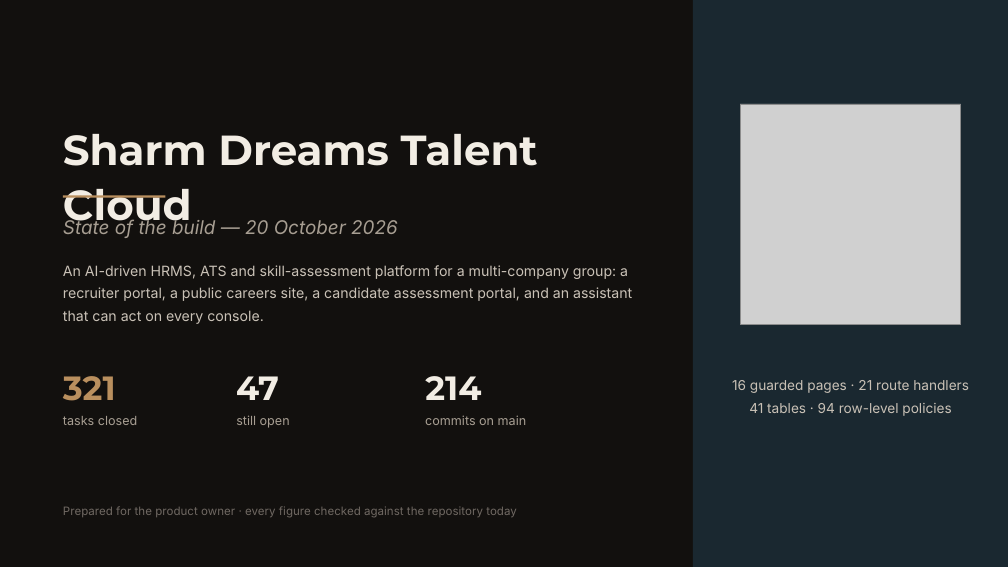
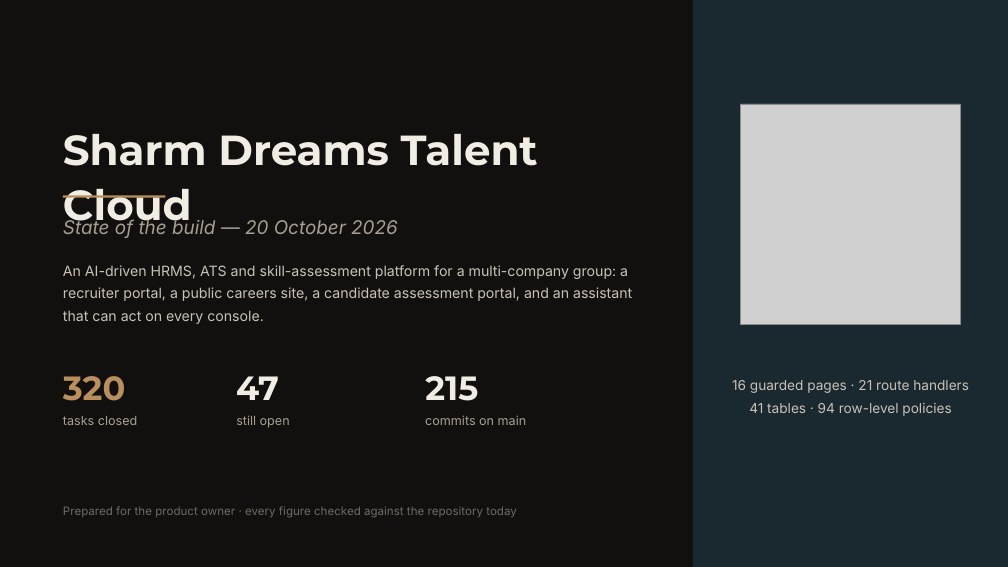
Before and after one commit to MahmoudMuslim/sharmdreamsgroup_recruitment, a slide deck: slide 1 of docs/Talent-Cloud-status-2026-10-20.pptx. Drawn at 1008x567 pixels with LibreOffice and Linux fonts; fonts in the diff are those of the drawing; grey boxes stand for pictures. Boxes give left, top, right and bottom in pixels: in the first picture for what was removed or moved away, otherwise in the second. Text is boxed around its words. In the diff, an @@ line names an element or a change of style, - is before the commit and + after.

```diff
--- a/docs/Talent-Cloud-status-2026-10-20.pptx
+++ b/docs/Talent-Cloud-status-2026-10-20.pptx
@@ text at [63, 376, 125, 401]: text changed @@
-321
+320
@@ text at [425, 376, 478, 401]: text changed @@
-214
+215
```
Also in this commit, not shown: 6 other slides changed, 1 other file.
